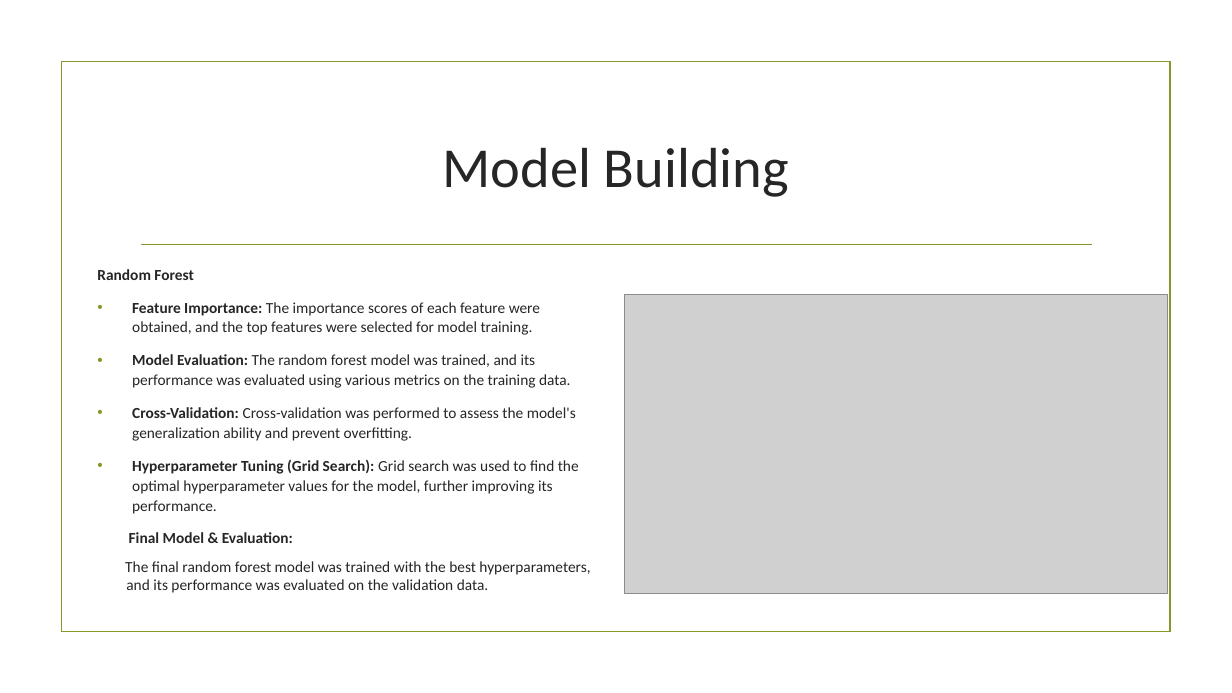
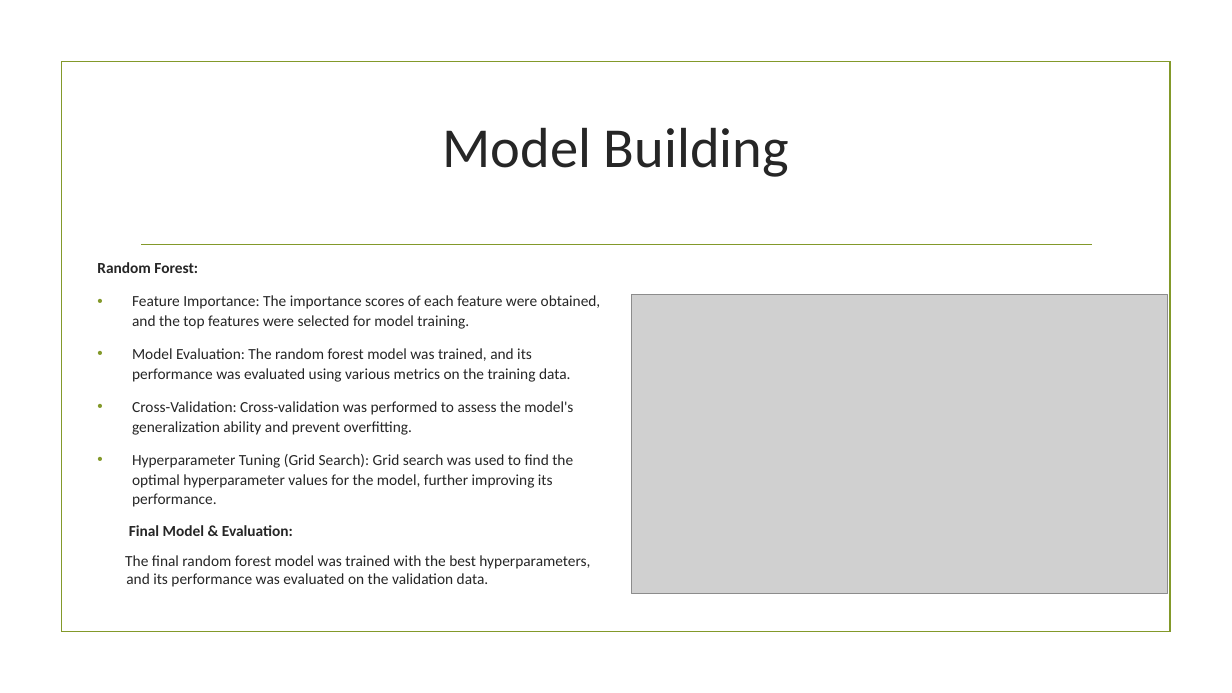
Before and after one commit to NaveenUpadhyay1385/Fraudulent_Claim_Detection_NaveenUpadhyay_SunavaNeogy, a slide deck: slide 10 of Fraudulent_Claim_Detection_Naveen-Sunava.pptx. Drawn at 1232x693 pixels with LibreOffice and Linux fonts; fonts in the diff are those of the drawing; grey boxes stand for pictures; background and template pictures are left out. Boxes give left, top, right and bottom in pixels: in the first picture for what was removed or moved away, otherwise in the second. Text is boxed around its words. In the diff, an @@ line names an element or a change of style, - is before the commit and + after.

```diff
--- a/Fraudulent_Claim_Detection_Naveen-Sunava.pptx
+++ b/Fraudulent_Claim_Detection_Naveen-Sunava.pptx
@@ title "Model Building": place and size @@
-title "Model Building" at [442,147,789,197]
+title "Model Building" at [442,127,789,177]
@@ text "Random Forest:": place and size @@
-text "Random Forest:" at [97,269,590,593]
+text "Random Forest:" at [97,262,601,587]
@@ text at [97,262,198,273]: text changed @@
-Random Forest
+Random Forest:
@@ text at [132,295,601,507]: bold off in "Feature Importance:", "Model Evaluation:", "Cross-Validation:", "Hyperparameter Tuning (Grid Search):" @@
@@ picture: place and size @@
-picture at [625,295,1168,594]
+picture at [631,295,1168,594]
```
Also in this commit, not shown: 11 other slides changed.
